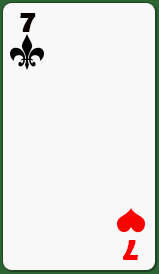
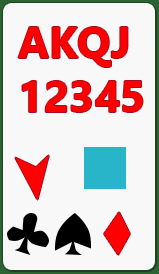
Revision of a layered 159px x 274px image; what changed, layer by layer:
removed group "BOTTOMRIGHT" (2 layers) over (117, 208, 145, 260)
removed layer "7" (1st of 2, in "BOTTOMRIGHT") from group "BOTTOMRIGHT" over (123, 240, 138, 260)
removed layer "Shape 1" (1st of 2, in "BOTTOMRIGHT") from group "BOTTOMRIGHT" over (117, 208, 145, 233)
removed group "TOPLEFT" (4 layers) over (10, 13, 44, 70)
removed layer "Shape 2" from group "TOPLEFT" over (10, 34, 44, 70)
removed layer "7 copy" from group "TOPLEFT" over (20, 13, 36, 32)
added group "SHAPES" with 6 layers above "Rounded Rectangle 2" over (7, 27, 143, 255)
added layer "AKQJ 12345" in group "SHAPES" over (18, 27, 143, 112)
added layer "CLUBS" in group "SHAPES" over (7, 213, 49, 255)
added layer "SPADE" in group "SHAPES" over (55, 213, 91, 255)
added layer "DIAMOND" in group "SHAPES" over (104, 212, 130, 255)
added layer "HEART" in group "SHAPES" over (15, 155, 49, 200)
added layer "SIZER" in group "SHAPES" over (84, 147, 126, 189)
